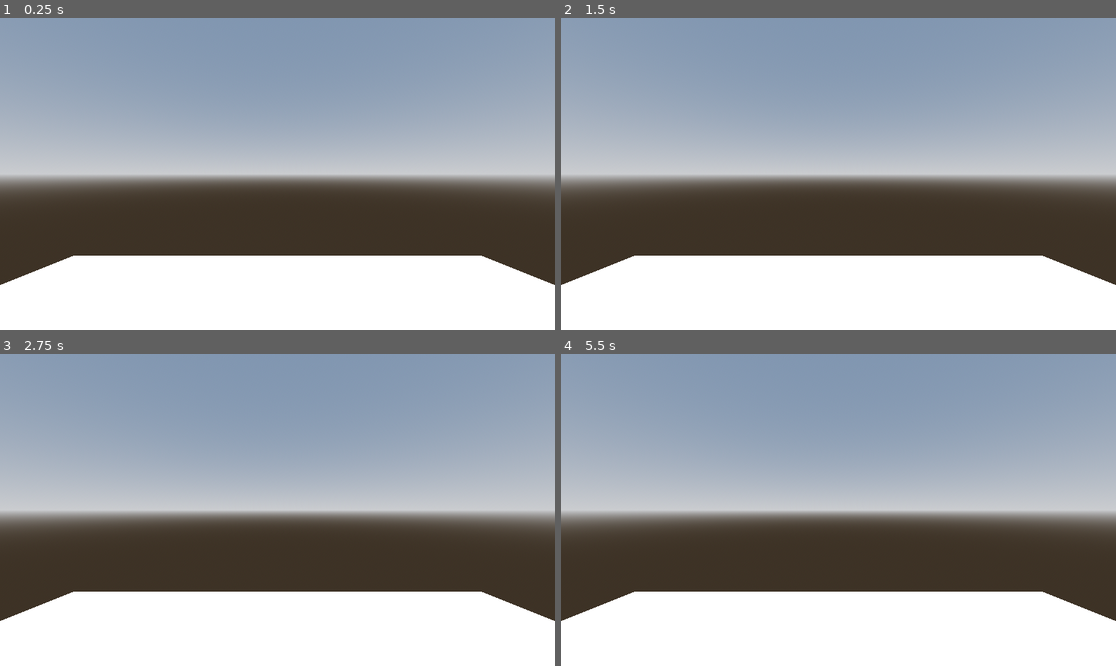
Above: before the commit, frames 1-4 (two rows, left to right).
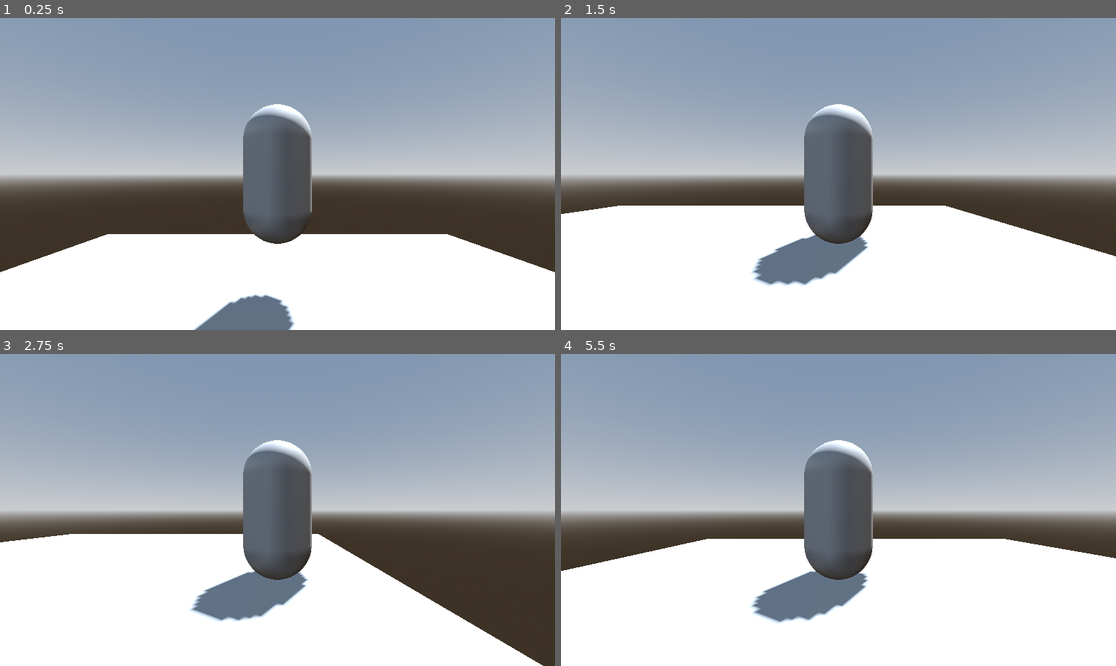
Above: after the commit, the same moments.

Repository: lolepicgirl/3D-Walking-Simulator
Game: Godot game, scene res://main.tscn
Two runs of this game, one before a commit and one after it. Both use one fixed random seed, a clock stepped at 60 frames per second and the inputs below. The project has no main scene, so this scene is started directly.
Inputs:
- Up to frame 1 (0.25 s): no input
- Up to frame 2 (1.5 s): hold Right (move_right, bound only after the commit) 0.53-1.28 s; hold Down (move_down, bound only after the commit) from 1.28 s (still down)
- Up to frame 3 (2.75 s): release Down (move_down, bound only after the commit) at 2.03 s; hold Right (move_right, bound only after the commit) from 2.03 s (still down)
- Up to frame 4 (5.5 s): release Right (move_right, bound only after the commit) at 2.78 s; hold Up (move_forward, bound only after the commit) 2.78-3.53 s; hold Left (move_left, bound only after the commit) 3.53-5.03 s; hold Down (move_down, bound only after the commit) from 5.03 s (still down)

The runs differ from the first frame. In frame 1, 11% of the frame differs, in the area x 0-100%, y 27-100%; in frame 2, 19%; in frame 3, 20%; in frame 4, 21%, in the area x 0-100%, y 27-87%.

Commit message:
camera + player movement

Diff:
--- a/main.tscn
+++ b/main.tscn
@@ -1,4 +1,6 @@
-[gd_scene load_steps=5 format=3 uid="uid://cx0ux5y2wc3o3"]
+[gd_scene load_steps=7 format=3 uid="uid://cx0ux5y2wc3o3"]
+
+[ext_resource type="PackedScene" uid="uid://cnrppb3w8bha8" path="res://player.tscn" id="1_ig7tw"]
 
 [sub_resource type="ProceduralSkyMaterial" id="ProceduralSkyMaterial_7dm0k"]
 sky_horizon_color = Color(0.662243, 0.671743, 0.686743, 1)
@@ -15,6 +17,9 @@
 [sub_resource type="PlaneMesh" id="PlaneMesh_7dm0k"]
 size = Vector2(10, 10)
 
+[sub_resource type="ConcavePolygonShape3D" id="ConcavePolygonShape3D_ig7tw"]
+data = PackedVector3Array(5, 0, 5, -5, 0, 5, 5, 0, -5, -5, 0, 5, -5, 0, -5, 5, 0, -5)
+
 [node name="Node3D" type="Node3D"]
 
 [node name="WorldEnvironment" type="WorldEnvironment" parent="."]
@@ -24,8 +29,15 @@
 transform = Transform3D(-0.866025, -0.433013, 0.25, 0, 0.5, 0.866025, -0.5, 0.75, -0.433013, 0, 0, 0)
 shadow_enabled = true
 
-[node name="Camera3D" type="Camera3D" parent="."]
-transform = Transform3D(1, 0, 0, 0, 1, 0, 0, 0, 1, 0, 2, 0)
-
 [node name="MeshInstance3D" type="MeshInstance3D" parent="."]
 mesh = SubResource("PlaneMesh_7dm0k")
+
+[node name="StaticBody3D" type="StaticBody3D" parent="MeshInstance3D"]
+
+[node name="CollisionShape3D" type="CollisionShape3D" parent="MeshInstance3D/StaticBody3D"]
+shape = SubResource("ConcavePolygonShape3D_ig7tw")
+
+[node name="player" parent="." instance=ExtResource("1_ig7tw")]
+transform = Transform3D(1, 0, 0, 0, 1, 0, 0, 0, 1, 0, 2, -2)
+top_level = true
+linear_damp = 3.0
--- /dev/null
+++ b/player.gd
@@ -0,0 +1,9 @@
+extends RigidBody3D
+
+
+func _process(delta: float) -> void:
+	var input := Vector3.ZERO
+	input.x = Input.get_axis("move_left", "move_right")
+	input.z = Input.get_axis("move_forward", "move_down")
+
+	apply_central_force(input * 1200.0 * delta)
--- a/player.tscn
+++ b/player.tscn
@@ -1,4 +1,6 @@
-[gd_scene load_steps=3 format=3 uid="uid://cnrppb3w8bha8"]
+[gd_scene load_steps=4 format=3 uid="uid://cnrppb3w8bha8"]
+
+[ext_resource type="Script" uid="uid://dc2mjpd71mn16" path="res://player.gd" id="1_4flbx"]
 
 [sub_resource type="CapsuleMesh" id="CapsuleMesh_sh265"]
 
@@ -7,9 +9,17 @@
 
 [node name="player" type="RigidBody3D"]
 lock_rotation = true
+script = ExtResource("1_4flbx")
 
 [node name="MeshInstance3D" type="MeshInstance3D" parent="."]
 mesh = SubResource("CapsuleMesh_sh265")
 
 [node name="CollisionShape3D" type="CollisionShape3D" parent="."]
 shape = SubResource("ConvexPolygonShape3D_4flbx")
+
+[node name="twistpivot" type="Node3D" parent="."]
+
+[node name="pitchpivot" type="Node3D" parent="twistpivot"]
+
+[node name="Camera3D" type="Camera3D" parent="twistpivot/pitchpivot"]
+transform = Transform3D(1, 0, 0, 0, 1, 0, 0, 0, 1, 0, 0, 3)
--- a/project.godot
+++ b/project.godot
@@ -18,6 +18,29 @@
 
 window/size/mode=2
 
+[input]
+
+move_forward={
+"deadzone": 0.2,
+"events": [Object(InputEventKey,"resource_local_to_scene":false,"resource_name":"","device":-1,"window_id":0,"alt_pressed":false,"shift_pressed":false,"ctrl_pressed":false,"meta_pressed":false,"pressed":false,"keycode":0,"physical_keycode":4194320,"key_label":0,"unicode":0,"location":0,"echo":false,"script":null)
+]
+}
+move_left={
+"deadzone": 0.2,
+"events": [Object(InputEventKey,"resource_local_to_scene":false,"resource_name":"","device":-1,"window_id":0,"alt_pressed":false,"shift_pressed":false,"ctrl_pressed":false,"meta_pressed":false,"pressed":false,"keycode":0,"physical_keycode":4194319,"key_label":0,"unicode":0,"location":0,"echo":false,"script":null)
+]
+}
+move_right={
+"deadzone": 0.2,
+"events": [Object(InputEventKey,"resource_local_to_scene":false,"resource_name":"","device":-1,"window_id":0,"alt_pressed":false,"shift_pressed":false,"ctrl_pressed":false,"meta_pressed":false,"pressed":false,"keycode":0,"physical_keycode":4194321,"key_label":0,"unicode":0,"location":0,"echo":false,"script":null)
+]
+}
+move_down={
+"deadzone": 0.2,
+"events": [Object(InputEventKey,"resource_local_to_scene":false,"resource_name":"","device":-1,"window_id":0,"alt_pressed":false,"shift_pressed":false,"ctrl_pressed":false,"meta_pressed":false,"pressed":false,"keycode":0,"physical_keycode":4194322,"key_label":0,"unicode":0,"location":0,"echo":false,"script":null)
+]
+}
+
 [rendering]
 
 renderer/rendering_method="gl_compatibility"
Not shown, added: player.gd.uid
